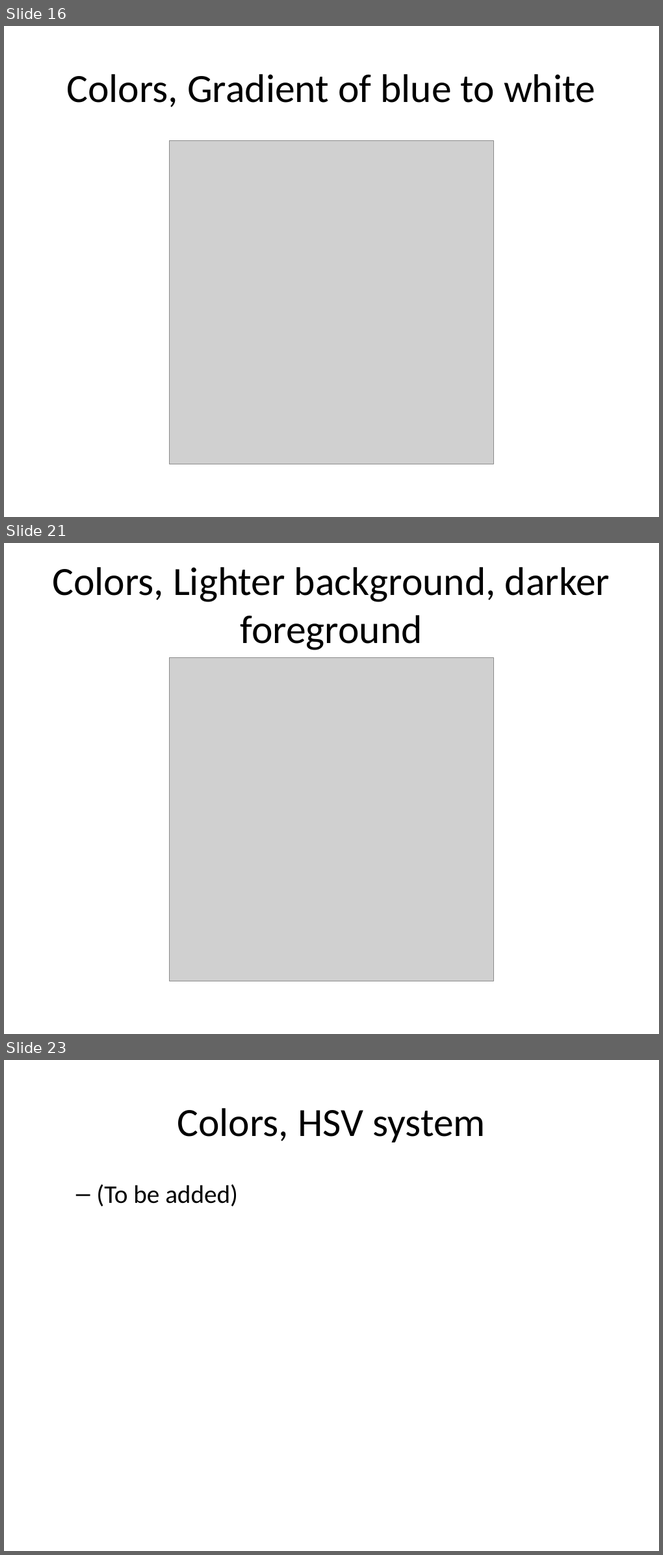
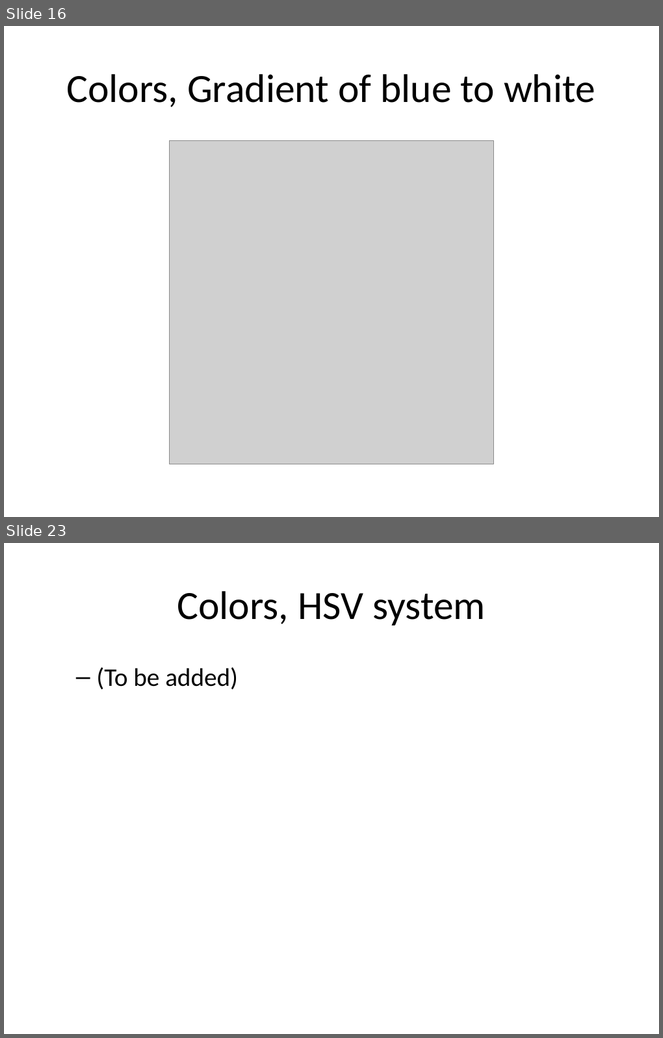
Before and after one commit to pmean/data-visualization, a slide deck: data-viz-02/component/tutorial-colors.pptx. Shown one above the other, each under a label of ours: slides 16, 21 and 23 before the commit, slides 16 and 23 after it; the slides between them are not shown. The pictures are 663x1555 and 663x1038 pixels, drawn with LibreOffice and Linux fonts; fonts in the diff are those of the drawing; grey boxes stand for pictures. Boxes give left, top, right and bottom in pixels: in the first picture for what was removed or moved away, otherwise in the second. Text is boxed around its words. In the diff, an @@ line names an element or a change of style, - is before the commit and + after.

```diff
--- a/data-viz-02/component/tutorial-colors.pptx
+++ b/data-viz-02/component/tutorial-colors.pptx
@@ slide 21 removed at box(4, 543, 659, 1034), background #FFFFFF @@
@@ title removed at box(52, 567, 610, 650) @@
-Colors, Lighter background, darker foreground
@@ picture removed at box(170, 657, 493, 981) @@
```
Also in this commit, not shown: 4 slides changed, 3 slides added, 2 other slides removed, 11 other files.
